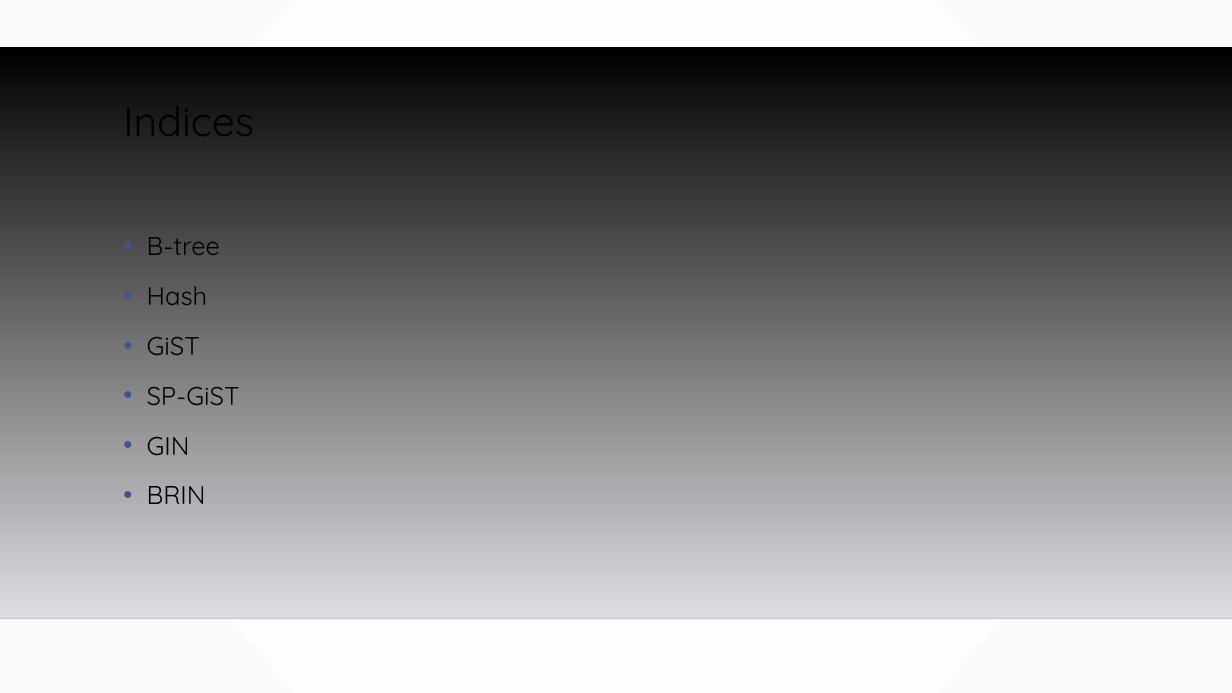
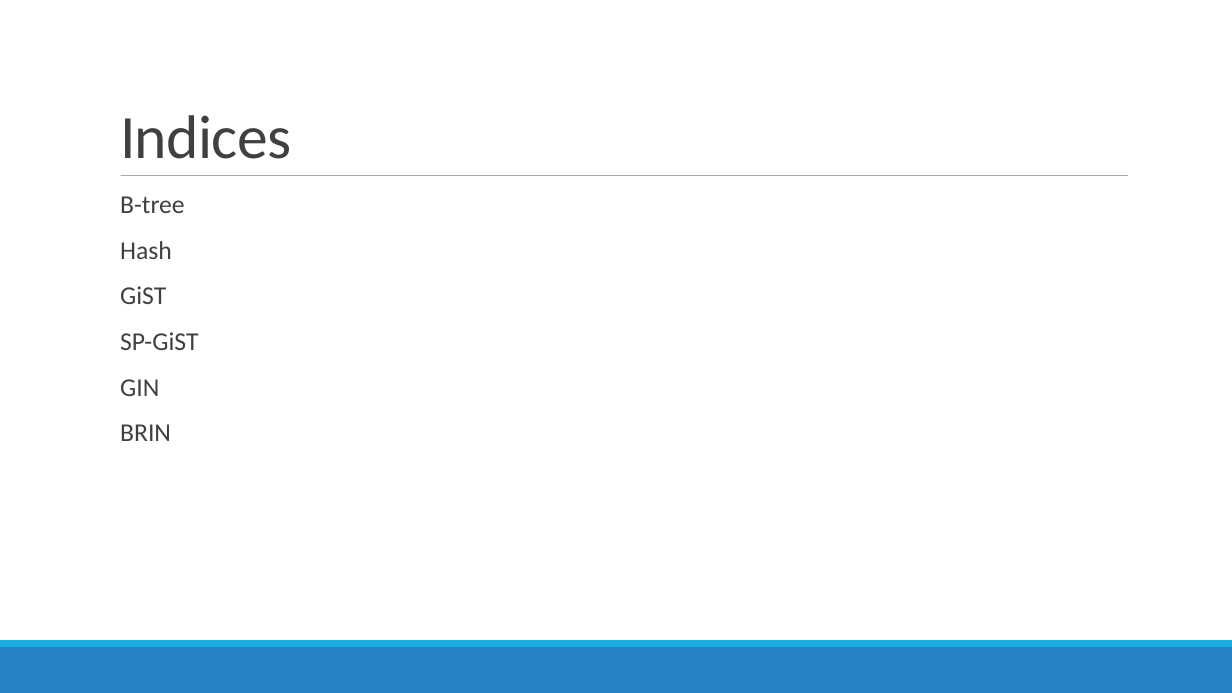
Before and after one commit to MGIS-UMN/GIS5577_week6, a slide deck: slide 14 of Analyzing_Spatial_Data.odp. Drawn at 1232x693 pixels with LibreOffice and Linux fonts; fonts in the diff are those of the drawing; background and template pictures are left out. Boxes give left, top, right and bottom in pixels: in the first picture for what was removed or moved away, otherwise in the second. Text is boxed around its words. In the diff, an @@ line names an element or a change of style, - is before the commit and + after.

```diff
--- a/Analyzing_Spatial_Data.odp
+++ b/Analyzing_Spatial_Data.odp
@@ background gradient #FFFFFF to #FAFAFA to #FFFFFF @@
@@ title "Indices" moved from (x1=123, y1=88, x2=254, y2=149) to (x1=120, y1=115, x2=291, y2=159) @@
@@ title "Indices" at (x1=120, y1=115, x2=291, y2=159): size 32 to 48 pt, font Quicksand to Calibri, text colour #000000 to #404040, letter spacing 0 to -0.5 pt; line spacing 0.9 to 0.85; vertical alignment top to bottom @@
@@ freeform shape removed at (x1=0, y1=47, x2=1232, y2=618) @@
@@ line added from (121, 176) to (1128, 176), #7F7F7F 0.51 pt @@
@@ text "B-tree" moved from (x1=147, y1=237, x2=240, y2=504) to (x1=120, y1=196, x2=198, y2=441) @@
@@ text "B-tree" at (x1=120, y1=196, x2=198, y2=441): font Quicksand to Calibri, text colour #000000 to #404040; bullet • to  ; line spacing 1.2 to 0.9; more space between paragraphs; bullet colour #415588 to #1CADE4 @@
@@ line removed from (0, 618) to (1232, 618) @@
@@ freeform shape added at (x1=0, y1=647, x2=1232, y2=693), fill #2683C6 @@
@@ freeform shape added at (x1=0, y1=640, x2=1232, y2=647), fill #1CADE4 @@
```
Also in this commit, not shown: 25 other slides changed, 2 slides added, 2 slides removed, 6 other files.
